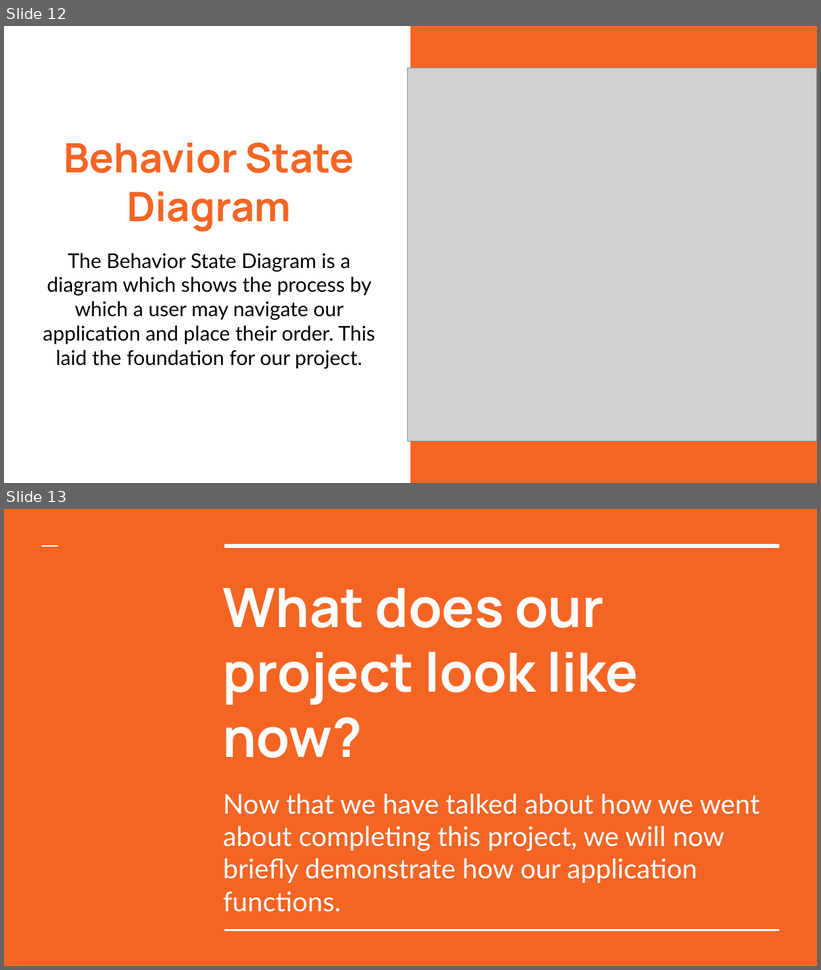
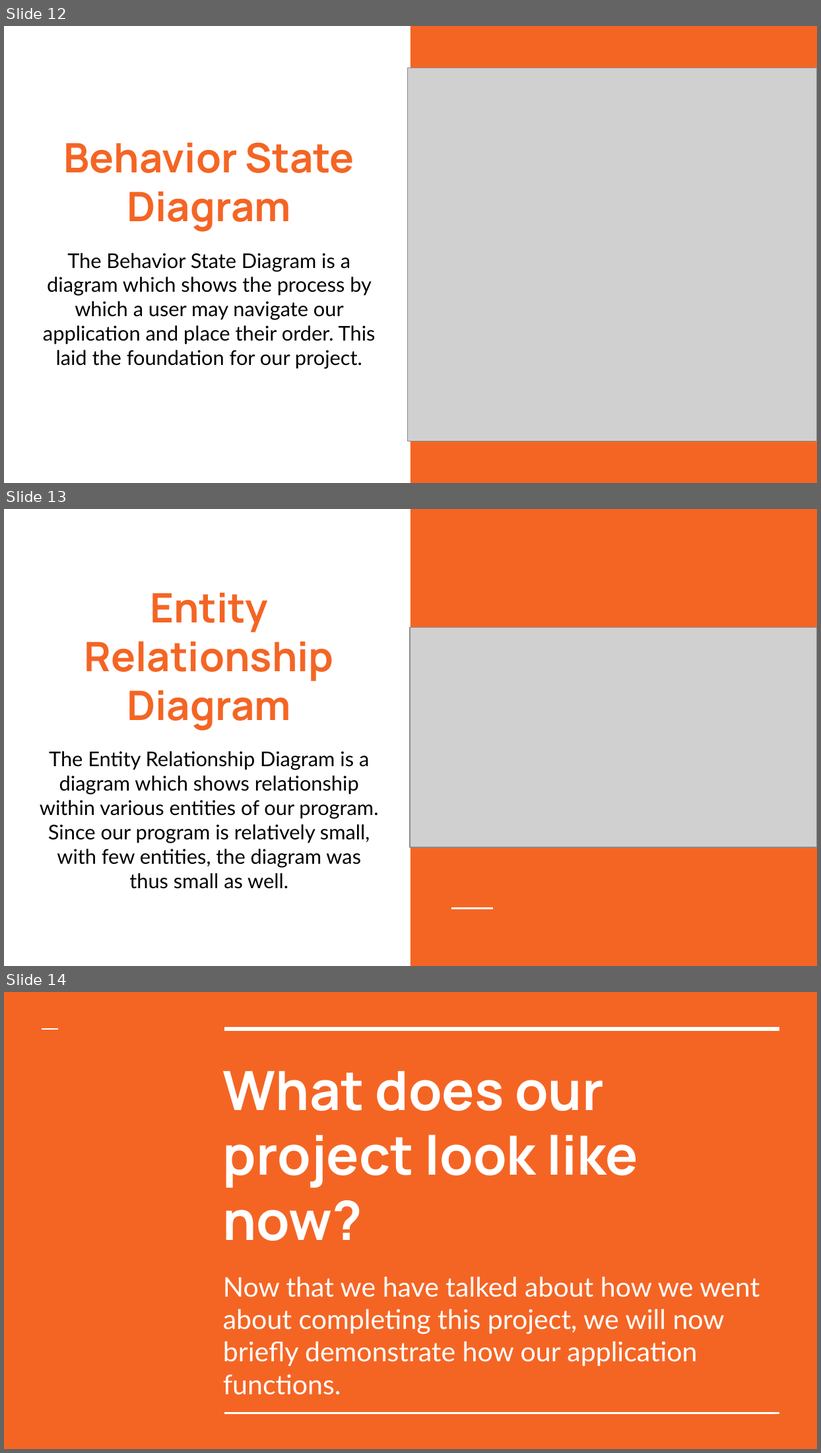
Before and after one commit to EagleZR/SWE3313_GroupProject, a slide deck: Documentation/Project Presentation (Powerpoint).pptx. Shown one above the other, each under a label of ours: slides 12 and 13 before the commit, slides 12, 13 and 14 after it. The pictures are 821x970 and 821x1453 pixels, drawn with LibreOffice and Linux fonts; fonts in the diff are those of the drawing; grey boxes stand for pictures. Boxes give left, top, right and bottom in pixels: in the first picture for what was removed or moved away, otherwise in the second. Text is boxed around its words. In the diff, an @@ line names an element or a change of style, - is before the commit and + after.

Commit message:
I had to add one more slide to our presentation

```diff
--- a/Documentation/Project Presentation (Powerpoint).pptx
+++ b/Documentation/Project Presentation (Powerpoint).pptx
@@ slide 13 added at (x1=4, y1=509, x2=817, y2=966), background #FFFFFF; not listed: 1 template element that a slide beside it also shows @@
@@ title added at (x1=85, y1=593, x2=334, y2=731), 36 pt, text #F46524, bold @@
+Entity Relationship Diagram
@@ picture added at (x1=410, y1=628, x2=817, y2=848) @@
@@ subtitle added at (x1=40, y1=751, x2=378, y2=889), 18 pt, text #000000 @@
+The Entity Relationship Diagram is a diagram which shows relationship within various entities of our program. Since our program is relatively small, with few entities, the diagram was thus small as well.
@@ line added from (451, 909) to (492, 909), #FFFFFF 1.5 pt @@
@@ what was slide 13 is now slide 14 @@
```
Also in this commit, not shown: 1 other slide added, 1 other file.
